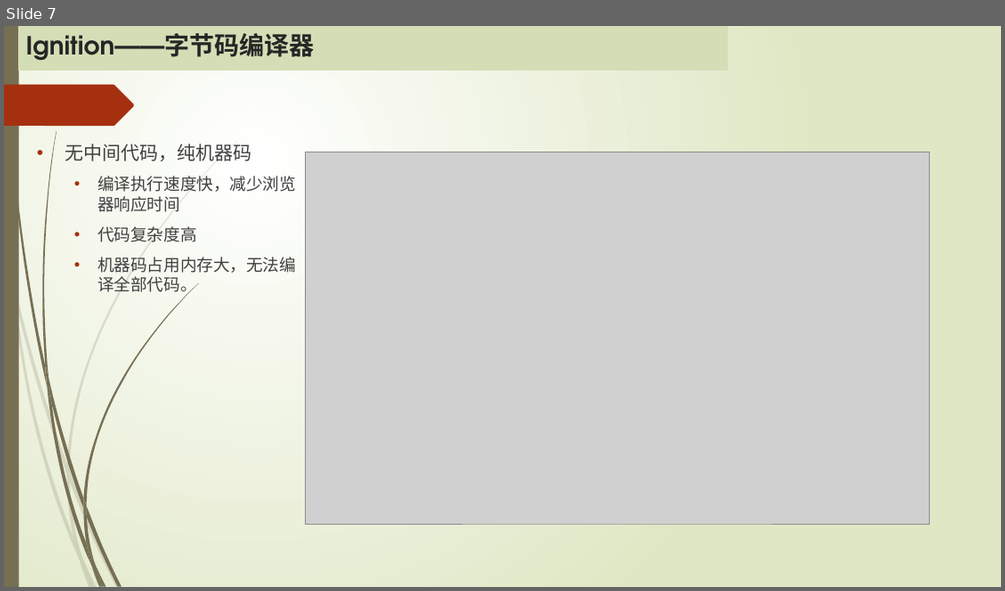
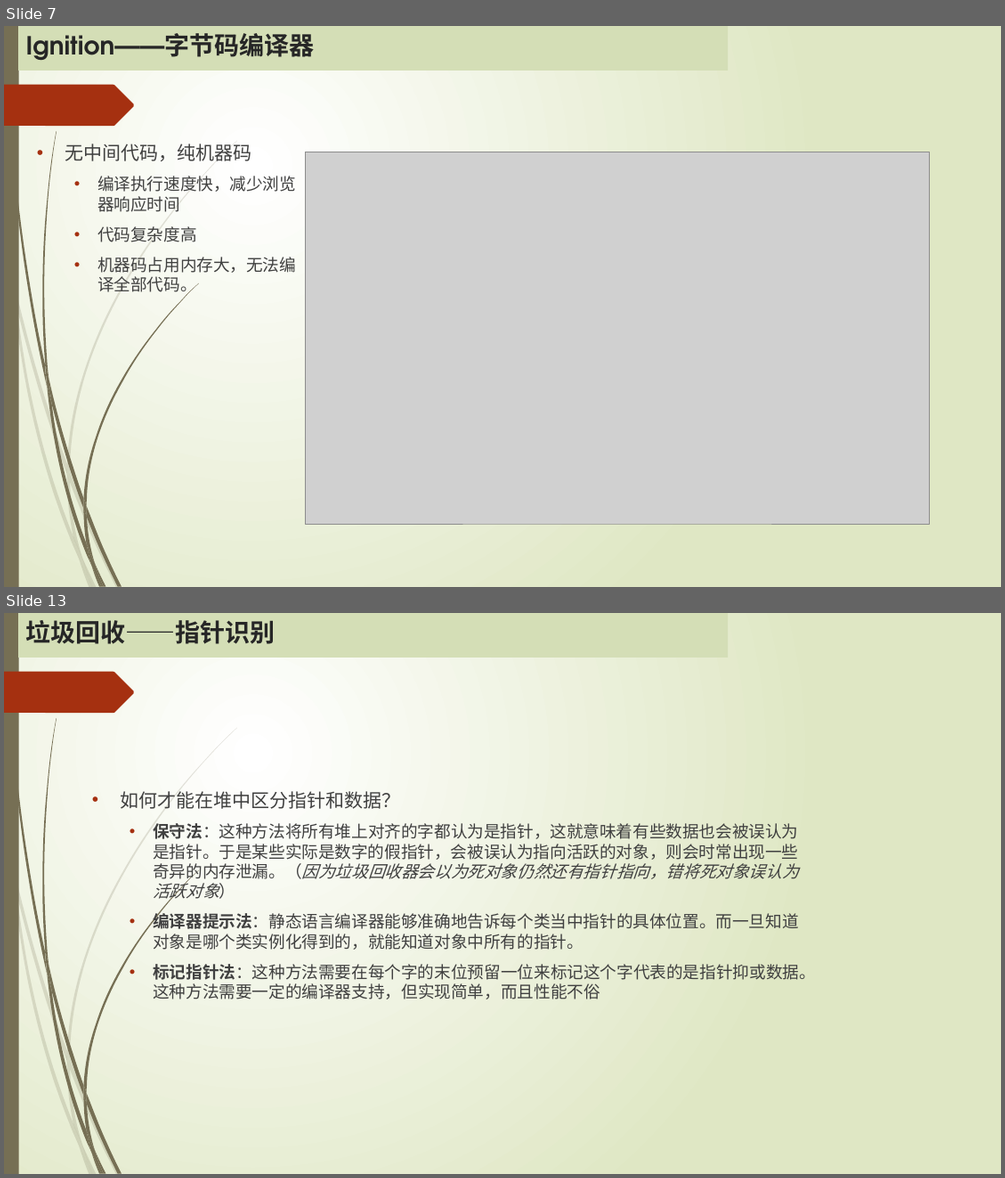
Before and after one commit to MickleWen/Google-V8, a slide deck: Google V8引擎.pptx. Shown one above the other, each under a label of ours: slide 7 before the commit, slides 7 and 13 after it; the slides between them are not shown. The pictures are 1005x591 and 1005x1178 pixels, drawn with LibreOffice and Linux fonts; fonts in the diff are those of the drawing; grey boxes stand for pictures. Boxes give left, top, right and bottom in pixels: in the first picture for what was removed or moved away, otherwise in the second. Text is boxed around its words. In the diff, an @@ line names an element or a change of style, - is before the commit and + after.

```diff
--- a/Google V8引擎.pptx
+++ b/Google V8引擎.pptx
@@ slide 13 added at [4, 613, 1001, 1174], background gradient #FFFFFF to #DFE8C4; not listed: 24 template elements that a slide beside it also shows @@
@@ rectangle added at [18, 613, 728, 657], fill #D4DEB6, 24 pt, text #262626, bold @@
+垃圾回收——指针识别
@@ text added at [120, 791, 816, 999], 16 pt, text #404040 @@
+• 如何才能在堆中区分指针和数据？
+  • 保守法：这种方法将所有堆上对齐的字都认为是指针，这就意味着有些数据也会被误认为是指针。于是某些实际是数字的假指针，会被误认为指向活跃的对象，则会时常出现一些奇异的内存泄漏。（因为垃圾回收器会以为死对象仍然还有指针指向，错将死对象误认为活跃对象）
+  • 编译器提示法：静态语言编译器能够准确地告诉每个类当中指针的具体位置。而一旦知道对象是哪个类实例化得到的，就能知道对象中所有的指针。
+  • 标记指针法：这种方法需要在每个字的末位预留一位来标记这个字代表的是指针抑或数据。这种方法需要一定的编译器支持，但实现简单，而且性能不俗
```
Also in this commit, not shown: 1 slide changed, 5 other slides added.
